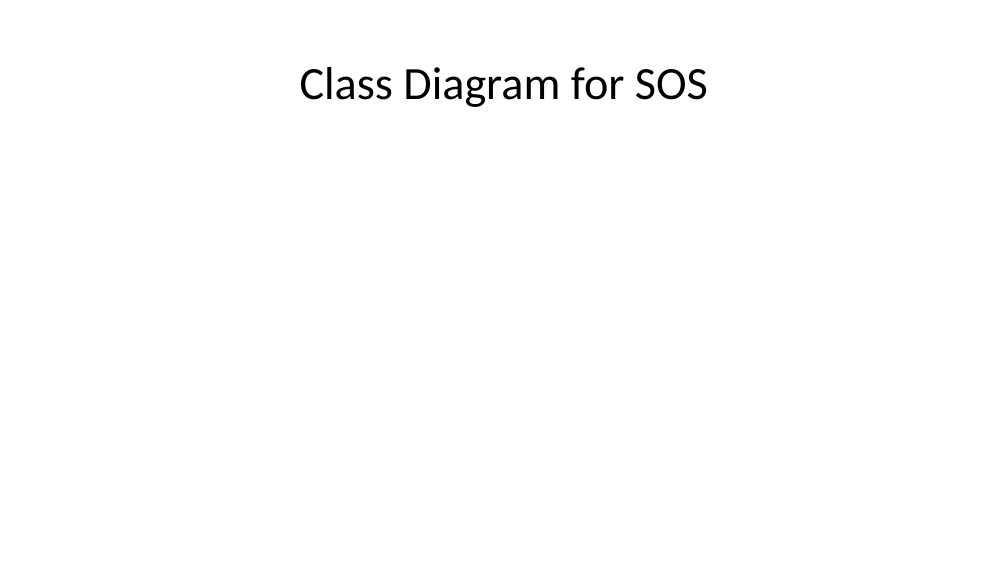
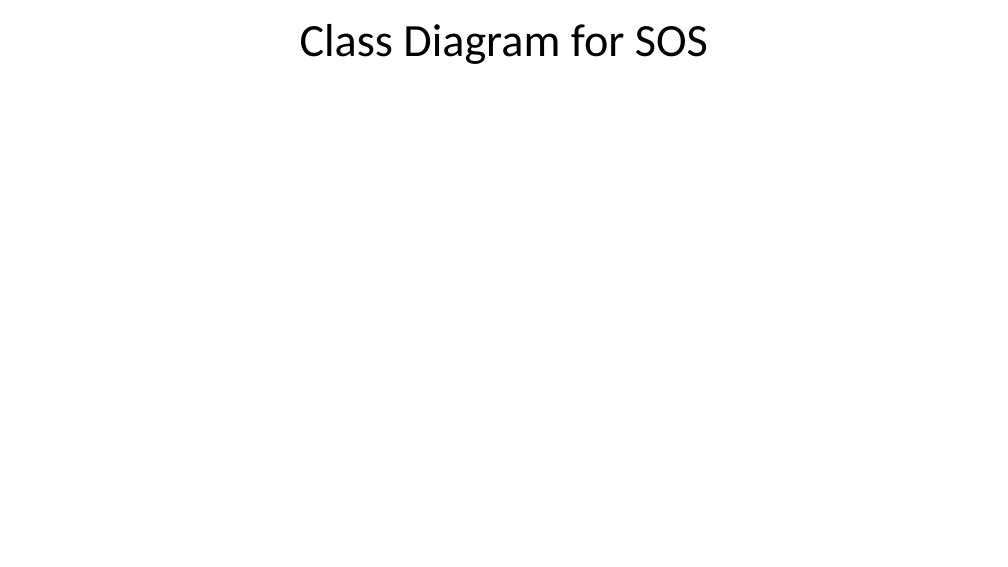
Before and after one commit to arocho032/CEN4010-Team-5, a slide deck: slide 15 of specifications/deliv1/SOS Deliverable 1 Presentation.pptx. Drawn at 1008x567 pixels with LibreOffice and Linux fonts; fonts in the diff are those of the drawing; background and template pictures are left out. Boxes give left, top, right and bottom in pixels: in the first picture for what was removed or moved away, otherwise in the second. Text is boxed around its words. In the diff, an @@ line names an element or a change of style, - is before the commit and + after.

```diff
--- a/specifications/deliv1/SOS Deliverable 1 Presentation.pptx
+++ b/specifications/deliv1/SOS Deliverable 1 Presentation.pptx
@@ title "Class Diagram for SOS": place and size @@
-title "Class Diagram for SOS" at [300, 67, 708, 107]
+title "Class Diagram for SOS" at [300, 24, 708, 64]
```
Also in this commit, not shown: 9 other slides changed, 4 slides added, 4 slides removed, 1 other file.
